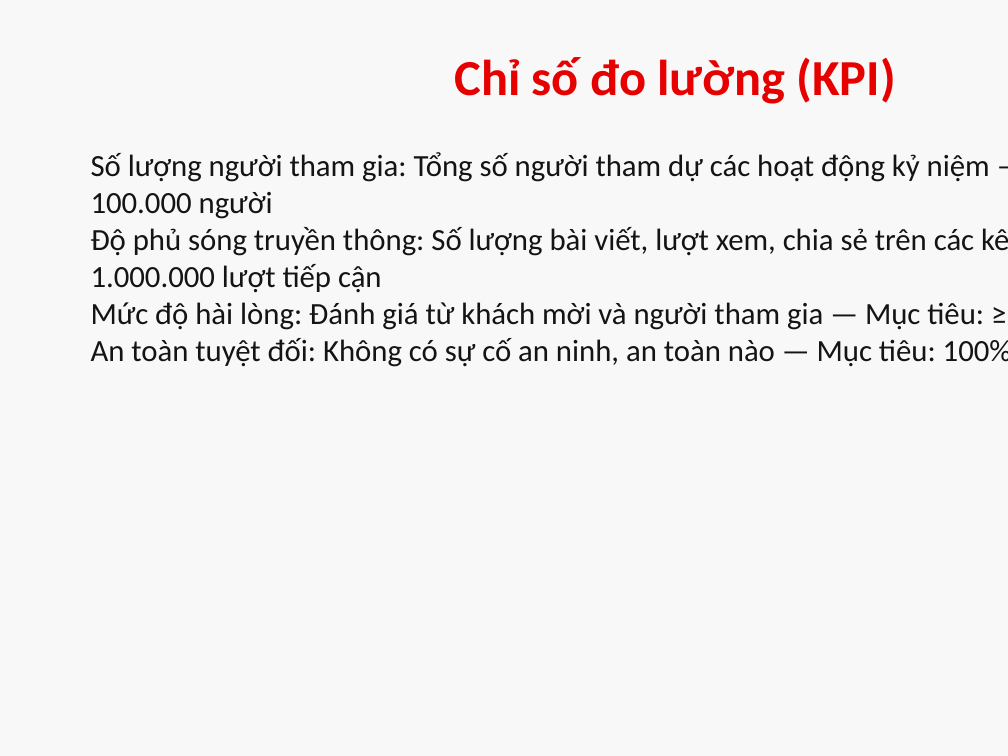
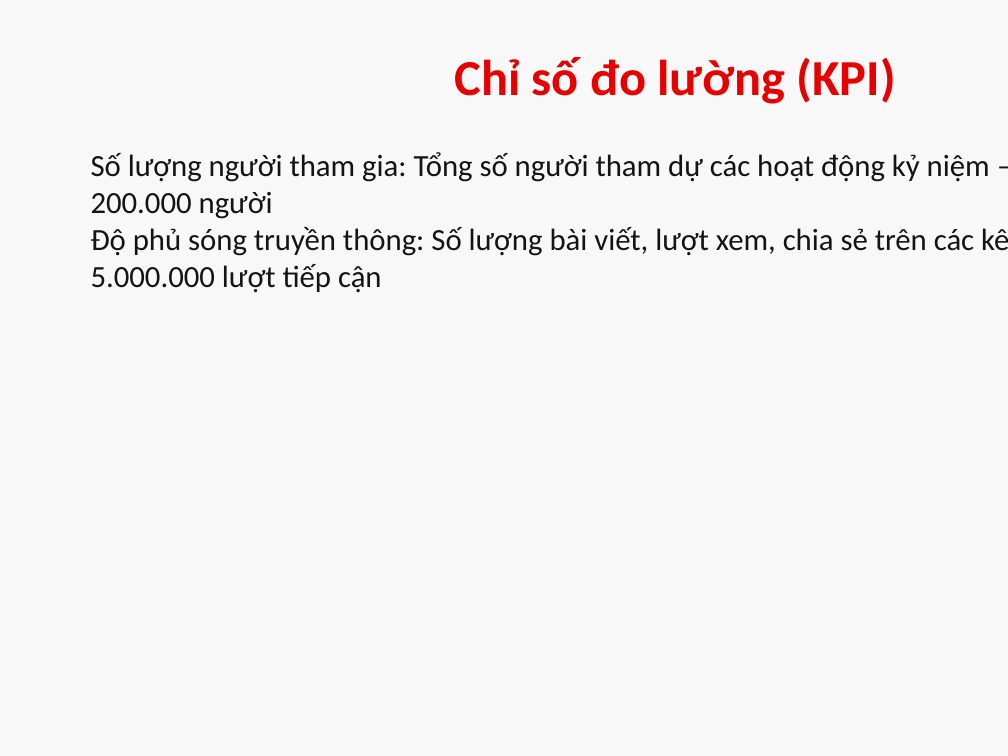
Before and after one commit to MedVietAI/practice, a slide deck: slide 15 of P6/event_plan/dist/plan_80nam_A90.pptx (slide 14 before the commit). Drawn at 1008x756 pixels with LibreOffice and Linux fonts; fonts in the diff are those of the drawing. Boxes give left, top, right and bottom in pixels: in the first picture for what was removed or moved away, otherwise in the second. Text is boxed around its words. In the diff, an @@ line names an element or a change of style, - is before the commit and + after.

```diff
--- a/P6/event_plan/dist/plan_80nam_A90.pptx
+++ b/P6/event_plan/dist/plan_80nam_A90.pptx
@@ text at box(91, 152, 990, 293): text changed @@
-Số lượng người tham gia: Tổng số người tham dự các hoạt động kỷ niệm — Mục tiêu: ≥ 100.000 người
-Độ phủ sóng truyền thông: Số lượng bài viết, lượt xem, chia sẻ trên các kênh — Mục tiêu: ≥ 1.000.000 lượt tiếp cận
-Mức độ hài lòng: Đánh giá từ khách mời và người tham gia — Mục tiêu: ≥ 90% hài lòng
-An toàn tuyệt đối: Không có sự cố an ninh, an toàn nào — Mục tiêu: 100% an toàn
+Số lượng người tham gia: Tổng số người tham dự các hoạt động kỷ niệm — Mục tiêu: ≥ 200.000 người
+Độ phủ sóng truyền thông: Số lượng bài viết, lượt xem, chia sẻ trên các kênh — Mục tiêu: ≥ 5.000.000 lượt tiếp cận
```
Also in this commit, not shown: 12 other slides changed, 5 slides added, 3 slides removed, 16 other files.
